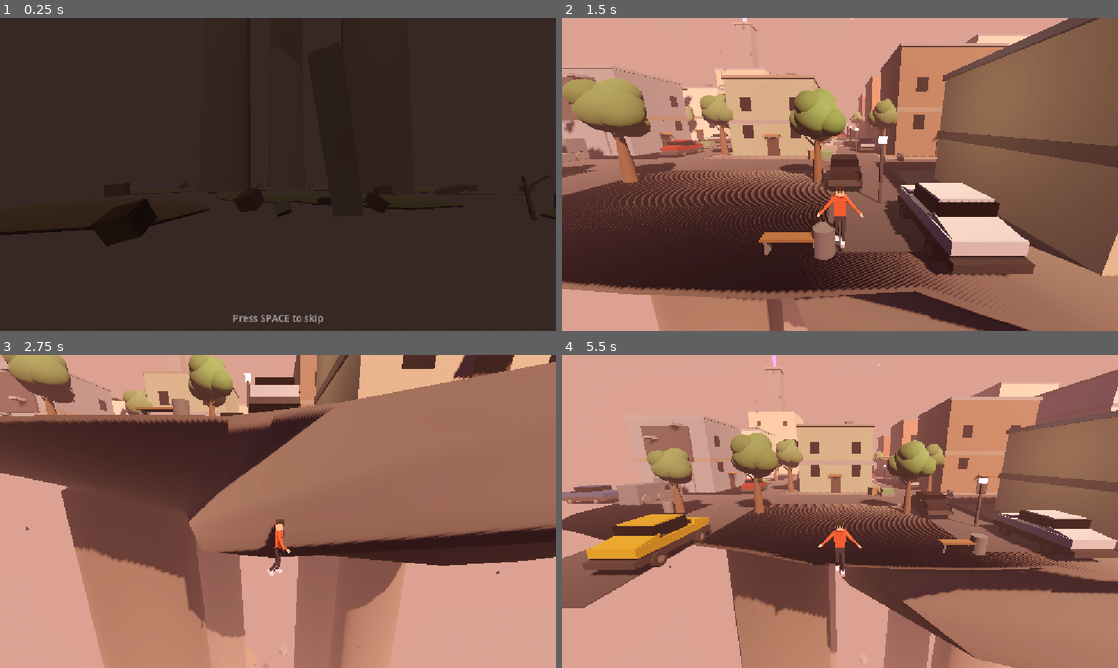
Above: before the commit, frames 1-4 (two rows, left to right).
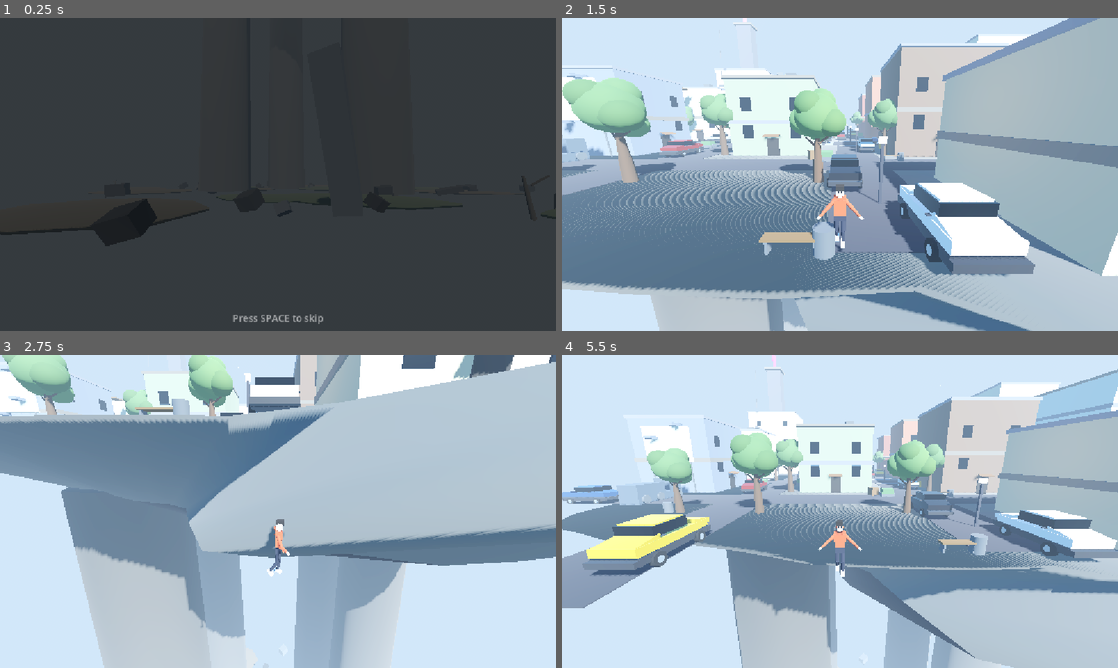
Above: after the commit, the same moments.

Repository: hasanhug/The---Falling---City
Game: Godot game, scene res://main.tscn
The game is run twice, just before and just after one commit, with the same random seed, the same clock (stepped at 60 frames per second) and the same inputs.
Inputs (mouse positions are in pixels of both pictures, inside the frame that each line leads up to):
- Up to frame 1 (0.25 s): no input
- Up to frame 2 (1.5 s): tap Space (jump) at 0.5, 0.77 s; move the mouse to (962, 158) at 0.52 s; hold D (move_right) 0.53-1.28 s; hold Shift (sprint) 0.53-1.28 s; click (962, 158) at 0.67 s; move the mouse to (728, 190) at 1.27 s; hold S (move_back) from 1.28 s (still down); tap Mouse wheel up (zoom_in) at 1.35 s
- Up to frame 3 (2.75 s): tap Space (jump) at 1.52 s; move the mouse to (333, 442) at 2.02 s; release S (move_back) at 2.03 s; hold D (move_right) from 2.03 s (still down); tap Mouse wheel down (zoom_out) at 2.1 s
- Up to frame 4 (5.5 s): move the mouse to (812, 574) at 2.77 s; release D (move_right) at 2.78 s; hold W (move_forward) 2.78-3.53 s; tap Shift (sprint) at 2.85 s; click (812, 574) at 2.92 s; tap Space (jump) at 3.02, 3.77, 4.52 s; move the mouse to (1006, 558) at 3.52 s; hold A (move_left) 3.53-5.03 s; tap Mouse wheel up (zoom_in) at 3.6 s; move the mouse to (673, 464) at 4.27 s; tap Mouse wheel down (zoom_out) at 4.35 s; move the mouse to (867, 511) at 5.02 s; hold S (move_back) from 5.03 s (still down); hold Shift (sprint) from 5.03 s (still down); click (867, 511) at 5.17 s

The runs differ from the first frame. In frame 1, 98% of the frame differs, in the area x 0-100%, y 0-100%; in frame 2, 100%; in frame 3, 100%; in frame 4, 100%.

Commit message:
Changed characters shoulder height

Diff:
--- a/main.tscn
+++ b/main.tscn
@@ -13,11 +13,11 @@
 [ext_resource type="Script" path="res://cutscene.gd" id="5_cutscene"]
 
 [sub_resource type="ProceduralSkyMaterial" id="SkyMat"]
-sky_top_color = Color(0.05, 0.04, 0.18, 1)
-sky_horizon_color = Color(0.65, 0.45, 0.35, 1)
+sky_top_color = Color(0.25, 0.5, 0.9, 1)
+sky_horizon_color = Color(0.65, 0.8, 0.95, 1)
 sky_curve = 0.1
-ground_bottom_color = Color(0.04, 0.03, 0.08, 1)
-ground_horizon_color = Color(0.55, 0.3, 0.3, 1)
+ground_bottom_color = Color(0.45, 0.62, 0.85, 1)
+ground_horizon_color = Color(0.6, 0.78, 0.95, 1)
 
 [sub_resource type="Sky" id="Sky_1"]
 sky_material = SubResource("SkyMat")
@@ -26,13 +26,13 @@
 background_mode = 2
 sky = SubResource("Sky_1")
 ambient_light_source = 3
-ambient_light_energy = 1.0
+ambient_light_energy = 1.1
 tonemap_mode = 2
 glow_enabled = true
 glow_strength = 0.7
 glow_bloom = 0.03
 fog_enabled = true
-fog_light_color = Color(0.75, 0.5, 0.45, 1)
+fog_light_color = Color(0.7, 0.82, 0.95, 1)
 fog_density = 0.006
 
 [sub_resource type="StandardMaterial3D" id="SurfaceMaterial"]
@@ -330,7 +330,7 @@
 roughness = 0.7
 
 [sub_resource type="StandardMaterial3D" id="BillboardMat"]
-albedo_color = Color(0.15, 0.15, 0.18, 1)
+albedo_color = Color(0.78, 0.76, 0.7, 1)
 roughness = 0.8
 
 [sub_resource type="BoxShape3D" id="ChassisShape"]
@@ -560,8 +560,8 @@
 
 [node name="Sun" type="DirectionalLight3D" parent="."]
 rotation = Vector3(-0.75, 0.5, 0)
-light_color = Color(1, 0.78, 0.62, 1)
-light_energy = 1.0
+light_color = Color(1, 0.97, 0.9, 1)
+light_energy = 1.1
 shadow_enabled = true
 
 [node name="CityPlatform" type="StaticBody3D" parent="."]
@@ -1943,21 +1943,6 @@
 position = Vector3(0, 2.25, 0)
 mesh = SubResource("BeaconMesh")
 surface_material_override/0 = SubResource("BeaconMaterial")
-
-[node name="Stars" type="CPUParticles3D" parent="."]
-position = Vector3(0, 70, 0)
-amount = 160
-lifetime = 3600.0
-one_shot = true
-preprocess = 1.0
-explosiveness = 1.0
-visibility_aabb = AABB(-120, -120, -120, 240, 240, 240)
-emission_shape = 1
-emission_sphere_radius = 110.0
-gravity = Vector3(0, 0, 0)
-initial_velocity_min = 0.0
-initial_velocity_max = 0.0
-mesh = SubResource("StarQuad")
 
 [node name="Motes" type="CPUParticles3D" parent="."]
 position = Vector3(0, 5, 0)
--- a/player.tscn
+++ b/player.tscn
@@ -44,7 +44,7 @@
 size = Vector3(0.36, 0.26, 0.24)
 
 [sub_resource type="BoxMesh" id="HoodMesh"]
-size = Vector3(0.38, 0.1, 0.26)
+size = Vector3(0.36, 0.08, 0.24)
 
 [sub_resource type="CylinderMesh" id="NeckMesh"]
 top_radius = 0.05
@@ -139,12 +139,12 @@
 surface_material_override/0 = SubResource("HoodieMaterial")
 
 [node name="HoodMesh" type="MeshInstance3D" parent="Visual/Pelvis/Torso/Chest"]
-position = Vector3(0, 0.28, -0.02)
+position = Vector3(0, 0.26, -0.03)
 mesh = SubResource("HoodMesh")
 surface_material_override/0 = SubResource("HoodieMaterial")
 
 [node name="Neck" type="Node3D" parent="Visual/Pelvis/Torso/Chest"]
-position = Vector3(0, 0.3, 0)
+position = Vector3(0, 0.28, 0)
 
 [node name="NeckMesh" type="MeshInstance3D" parent="Visual/Pelvis/Torso/Chest/Neck"]
 position = Vector3(0, 0.03, 0)
@@ -152,7 +152,7 @@
 surface_material_override/0 = SubResource("SkinMaterial")
 
 [node name="Head" type="Node3D" parent="Visual/Pelvis/Torso/Chest/Neck"]
-position = Vector3(0, 0.1, 0)
+position = Vector3(0, 0.12, 0)
 
 [node name="HeadMesh" type="MeshInstance3D" parent="Visual/Pelvis/Torso/Chest/Neck/Head"]
 position = Vector3(0, 0.1, 0)
@@ -191,7 +191,7 @@
 surface_material_override/0 = SubResource("FaceMaterial")
 
 [node name="ShoulderL" type="Node3D" parent="Visual/Pelvis/Torso/Chest"]
-position = Vector3(0.225, 0.2, 0)
+position = Vector3(0.225, 0.12, 0)
 
 [node name="DeltoidL" type="MeshInstance3D" parent="Visual/Pelvis/Torso/Chest/ShoulderL"]
 mesh = SubResource("DeltoidMesh")
@@ -222,7 +222,7 @@
 surface_material_override/0 = SubResource("SkinMaterial")
 
 [node name="ShoulderR" type="Node3D" parent="Visual/Pelvis/Torso/Chest"]
-position = Vector3(-0.225, 0.2, 0)
+position = Vector3(-0.225, 0.12, 0)
 
 [node name="DeltoidR" type="MeshInstance3D" parent="Visual/Pelvis/Torso/Chest/ShoulderR"]
 mesh = SubResource("DeltoidMesh")
